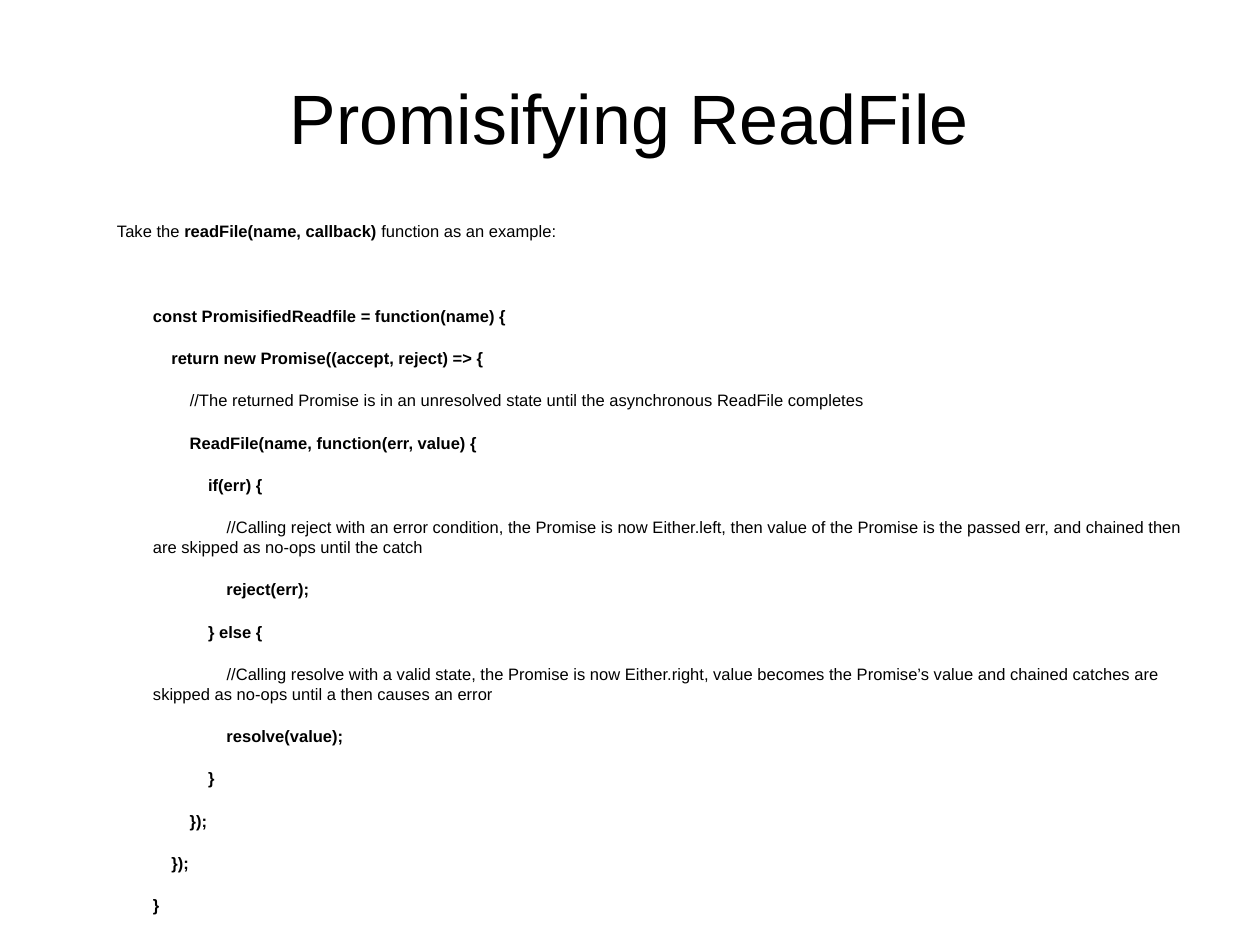
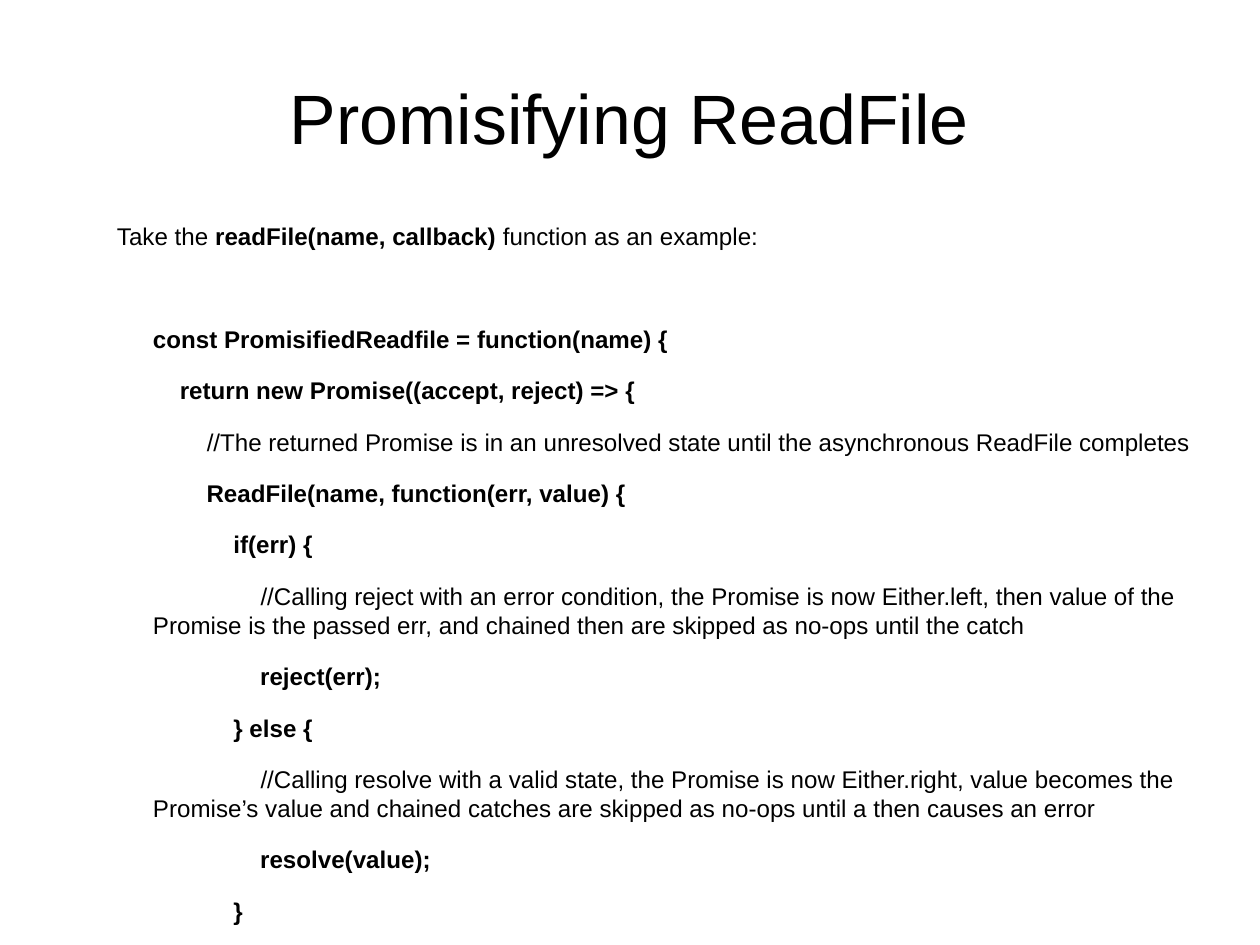
Before and after one commit to Magnitus-/FunctionalJsPresentation, a slide deck: slide 51 of Slides.odp (slide 46 before the commit). Drawn at 1260x945 pixels with LibreOffice and Linux fonts; fonts in the diff are those of the drawing. Boxes give left, top, right and bottom in pixels: in the first picture for what was removed or moved away, otherwise in the second. Text is boxed around its words. In the diff, an @@ line names an element or a change of style, - is before the commit and + after.

Commit message:
Split presentation examples across more slides

```diff
--- a/Slides.odp
+++ b/Slides.odp
@@ text "Take the readFile(name, callback) function ..." at bbox=[117, 227, 1189, 873]: size 10.4 to 15.2 pt @@
```
Also in this commit, not shown: 8 other slides changed, 5 slides added.
